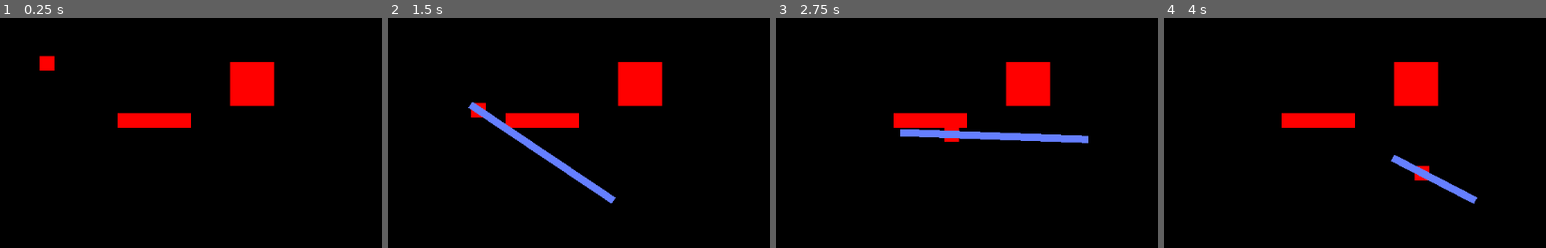
Above: before the commit, frames 1-4 (left to right).
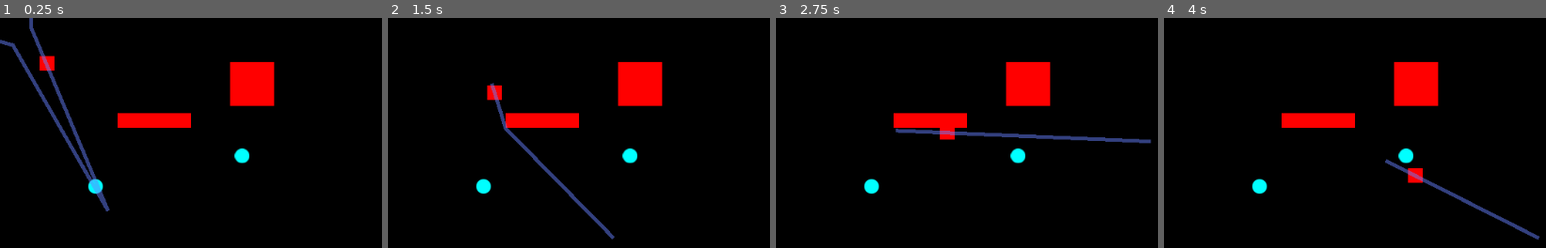
Above: after the commit, the same moments.

Repository: hsandt/bot-competition
Game: Godot game, scene res://Scenes/Arena.tscn
Two runs of this game, one before a commit and one after it. Both use one fixed random seed, a clock stepped at 60 frames per second and the inputs below.
Inputs (mouse positions are in pixels of both pictures, inside the frame that each line leads up to):
- Up to frame 1 (0.25 s): no input
- Up to frame 2 (1.5 s): tap Enter at 0.5 s; move the mouse to (outside the picture) at 0.52 s; press the mouse at (outside the picture) at 0.53 s; hold Right (ui_right) 0.53-1.28 s; move the mouse to (outside the picture) at 1.27 s; release the mouse at (outside the picture) at 1.28 s; hold Down (ui_down) from 1.28 s (still down); click (outside the picture) at 1.35 s
- Up to frame 3 (2.75 s): tap Space at 2 s; move the mouse to (outside the picture) at 2.02 s; release Down (ui_down) at 2.03 s; press the mouse at (outside the picture) at 2.03 s; hold Right (ui_right) from 2.03 s (still down)
- Up to frame 4 (4 s): tap Enter at 2.75 s; move the mouse to (outside the picture) at 2.77 s; release Right (ui_right) at 2.78 s; release the mouse at (outside the picture) at 2.78 s; hold Up (ui_up) 2.78-3.53 s; click (outside the picture) at 2.85 s; tap Space at 3.5 s; move the mouse to (outside the picture) at 3.52 s; press the mouse at (outside the picture) at 3.53 s; hold Left (ui_left) from 3.53 s (still down)

The runs differ from the first frame. In frame 1, 2.2% of the frame differs, in the area x 0-66%, y 0-85%; in frame 2, 3.1%, in the area x 20-66%, y 28-97%; in frame 3, 2.6%; in frame 4, 2.1%.

Commit message:
[PATH] Improved path debug rendering (thinner, semi-transparency) [ARENA] Added Palet prefab instances

Diff:
--- a/Scenes/Arena.tscn
+++ b/Scenes/Arena.tscn
@@ -6,6 +6,7 @@
 [ext_resource path="res://Scripts/Character.gd" type="Script" id=4]
 [ext_resource path="res://Scenes/Navigation2D.gd" type="Script" id=5]
 [ext_resource path="res://Tilesets/tileset.tres" type="TileSet" id=6]
+[ext_resource path="res://Scenes/Prefabs/Palet.tscn" type="PackedScene" id=7]
 
 [sub_resource type="RectangleShape2D" id=1]
 extents = Vector2( 50, 10 )
@@ -13,9 +14,9 @@
 [sub_resource type="RectangleShape2D" id=2]
 
 [sub_resource type="NavigationPolygon" id=3]
-vertices = PoolVector2Array( 256.564, 133.798, 500.579, 279.41, -7.35872, 279.41, 153.043, 133.229, -11.5103, -12.9257, 155.318, 109.34, 503.991, -18.0713, 253.151, 112.184 )
+vertices = PoolVector2Array( 260, 150, 510, 300, 0, 300, 160, 150, 0, 0, 160, 130, 510, 0, 260, 130 )
 polygons = [ PoolIntArray( 0, 1, 2, 3 ), PoolIntArray( 3, 2, 4, 5 ), PoolIntArray( 5, 4, 6, 7 ), PoolIntArray( 6, 1, 0, 7 ) ]
-outlines = [ PoolVector2Array( -11.5103, -12.9257, 503.991, -18.0713, 500.579, 279.41, -7.35872, 279.41 ), PoolVector2Array( 153.043, 133.229, 155.318, 109.34, 253.151, 112.184, 256.564, 133.798 ) ]
+outlines = [ PoolVector2Array( 0, 0, 510, 0, 510, 300, 0, 300 ), PoolVector2Array( 160, 150, 160, 130, 260, 130, 260, 150 ) ]
 
 [node name="Root" type="Node2D"]
 
@@ -58,18 +59,25 @@
 [node name="Navigation2D" type="Navigation2D" parent="." groups=[
 "navigation",
 ]]
-position = Vector2( -85.1157, -49.5219 )
 script = ExtResource( 5 )
 
 [node name="NavigationPolygonInstance" type="NavigationPolygonInstance" parent="Navigation2D"]
-position = Vector2( 8.47839, 19.6681 )
 navpoly = SubResource( 3 )
 
 [node name="Line2D" type="Line2D" parent="Navigation2D"]
-position = Vector2( 0.000305176, 0.000499725 )
-points = PoolVector2Array( -4.25176, -36.5185, 15.3859, -38.7147, 42.4985, -34.0783, 42.4985, 12.7738, 17.5397, 36.4439, -15.4009, 27.1711 )
+position = Vector2( 0.000305176, 0.663921 )
+z_index = 1
+points = PoolVector2Array( -4.25176, -36.5185, 15.3859, -38.7147, 42.4985, -34.0783, 42.4985, 12.7738, 147.047, 262.694, 17.5397, 36.4439, -15.4009, 27.1711 )
+width = 5.0
+default_color = Color( 0.4, 0.501961, 1, 0.501961 )
 texture_mode = 91
 
 [node name="TileMap" type="TileMap" parent="."]
 tile_set = ExtResource( 6 )
 format = 1
+
+[node name="Palet" parent="." instance=ExtResource( 7 )]
+position = Vector2( 329.411, 188.322 )
+
+[node name="Palet2" parent="." instance=ExtResource( 7 )]
+position = Vector2( 130, 230 )
--- /dev/null
+++ b/Scenes/Prefabs/Palet.tscn
@@ -0,0 +1,15 @@
+[gd_scene load_steps=3 format=2]
+
+[ext_resource path="res://Graphics/Sprites/disc_cyan.png" type="Texture" id=1]
+
+[sub_resource type="CircleShape2D" id=1]
+
+[node name="Palet" type="Node2D"]
+
+[node name="Sprite" type="Sprite" parent="."]
+texture = ExtResource( 1 )
+
+[node name="StaticBody2D" type="StaticBody2D" parent="."]
+
+[node name="CollisionShape2D" type="CollisionShape2D" parent="StaticBody2D"]
+shape = SubResource( 1 )
Binary file added: Graphics/Sprites/disc_cyan.png
Not shown, added: Graphics/Sprites/disc_cyan.png.import
Not shown: 1 places in Scenes/Arena.tscn that only renumber resources
